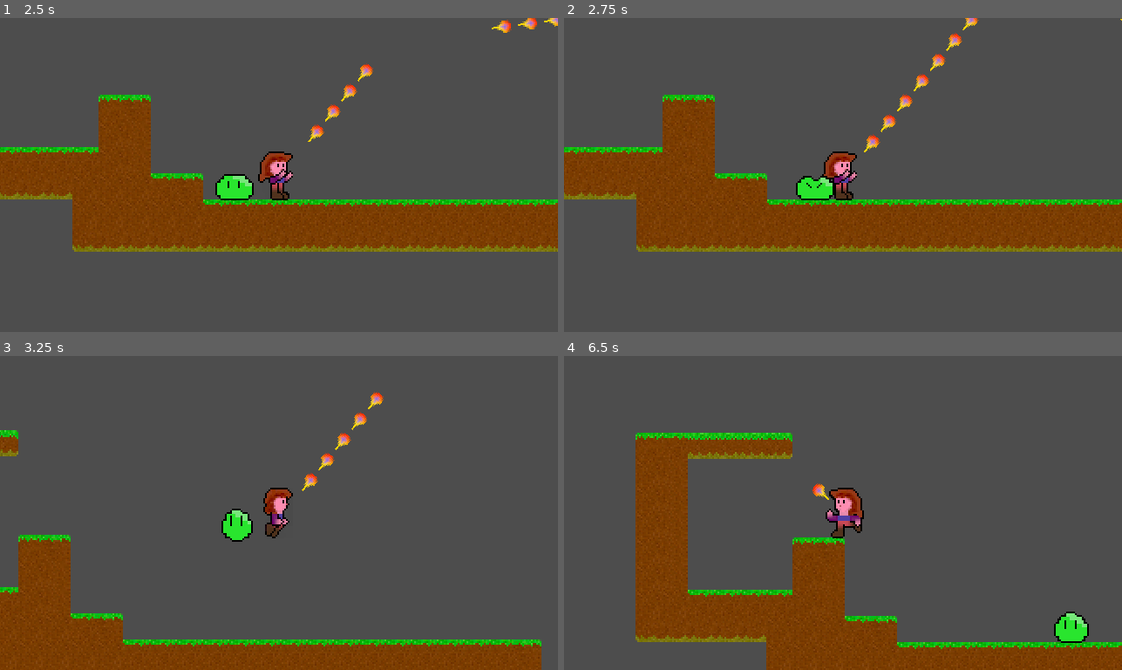
Above: before the commit, frames 1-4 (two rows, left to right).
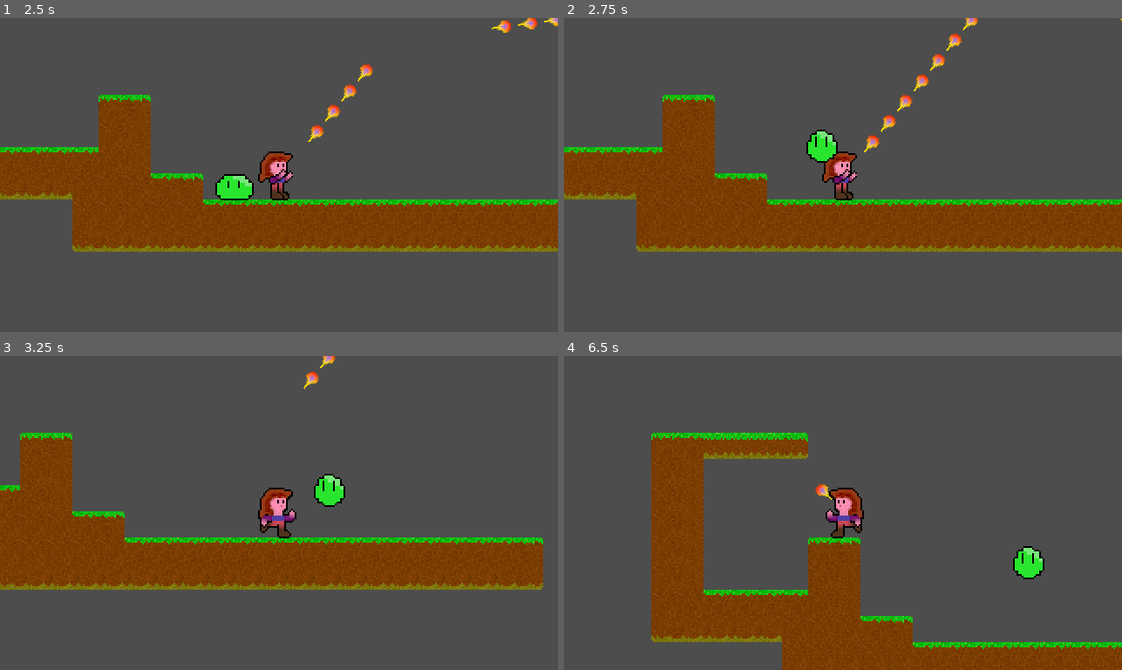
Above: after the commit, the same moments.

Repository: Teaching-myself-Godot/godot-zelia
Game: Godot game, scene res://world.tscn
Same seed, same stepped clock (60 frames per second), same inputs: the game is played once before the commit and once after it.
Inputs (mouse positions are in pixels of both pictures, inside the frame that each line leads up to):
- Up to frame 1 (2.5 s): tap Enter at 0.5 s; move the mouse to (401, 159) at 0.52 s; press the mouse at (401, 159) at 0.53 s; hold D (Run right) 0.53-2.03 s; tap W (Jump) at 0.77, 1.52 s; move the mouse to (167, 190) at 1.27 s; release the mouse at (167, 190) at 1.28 s; click (167, 190) at 1.35 s; move the mouse to (334, 105) at 2.02 s; press the mouse at (334, 105) at 2.03 s; hold A (Run left) from 2.03 s (still down)
- Up to frame 2 (2.75 s): keep holding A (Run left)
- Up to frame 3 (3.25 s): move the mouse to (251, 575) at 2.77 s; release A (Run left) at 2.78 s; release the mouse at (251, 575) at 2.78 s; hold D (Run right) from 2.78 s (still down); click (251, 575) at 2.85 s; tap W (Jump) at 3.02 s
- Up to frame 4 (6.5 s): move the mouse to (1010, 560) at 3.52 s; press the mouse at (1010, 560) at 3.53 s; tap W (Jump) at 3.77, 4.52, 6.02 s; move the mouse to (675, 465) at 4.27 s; release D (Run right) at 4.28 s; release the mouse at (675, 465) at 4.28 s; hold A (Run left) 4.28-5.03 s; click (675, 465) at 4.35 s; move the mouse to (870, 513) at 5.02 s; press the mouse at (870, 513) at 5.03 s; hold D (Run right) 5.03-5.78 s; move the mouse to (759, 434) at 5.77 s; release the mouse at (759, 434) at 5.78 s; hold A (Run left) from 5.78 s (still down); click (759, 434) at 5.85 s

Frame 1 is identical in both runs. In frame 2, 0.9% of the frame differs, in the area x 41-50%, y 35-59%; in frame 3, 34%, in the area x 0-98%, y 0-100%; in frame 4, 7.6%.

Commit message:
adds slime dissipation at slime death, makes player take damage.

Diff:
--- a/monsters/slime/slime.gd
+++ b/monsters/slime/slime.gd
@@ -9,11 +9,14 @@
 @export var JUMP_VELOCITY = -400.0
 @export var X_VELOCITY = 100
 @export var hp = 10
+@export var damage = 1
 
 func take_damage(dmg : int):
 	hp -= dmg
 	if hp <= 0:
 		movement_state = MovementState.DYING
+		$DissipateTimer.start()
+
 
 # enable the collision shape that matches the current movement state
 func pick_collision_shape_for_movement_state():
@@ -65,8 +68,9 @@
 	else:
 		velocity.x = X_VELOCITY
 
-func start_jump():
-	velocity.y = JUMP_VELOCITY
+func start_jump(init_velocity = JUMP_VELOCITY):
+	$FloorBounceTimer.stop()
+	velocity.y = init_velocity
 	follow_player()
 
 func pick_sprite_for_movement_state():
@@ -78,6 +82,17 @@
 		MovementState.DYING:
 			$AnimatedSprite2D.animation = "dissipate"
 
+func damage_player():
+	# detect collisions based on collision count
+	for i in get_slide_collision_count():
+		# get current colliding other thing
+		var collider = get_slide_collision(i).get_collider()
+		# test if other thing is the Player
+		if collider.name == "Player":
+			# make the player take damage
+			collider.take_damage(damage)
+			start_jump(-150)
+
 func handle_movement_state():
 	if movement_state == MovementState.DYING:
 		velocity = Vector2(0, 0)
@@ -86,6 +101,9 @@
 
 	pick_collision_shape_for_movement_state()
 	pick_sprite_for_movement_state()
+	damage_player()
+
+
 
 func _physics_process(delta):
 	# Apply gravity
@@ -94,7 +112,6 @@
 	set_movement_state()
 	handle_movement_state()
 
-
 	move_and_slide()
 
 func _on_floor_bounce_timer_timeout():
@@ -102,4 +119,4 @@
 
 
 func _on_dissipate_timer_timeout():
-	pass
+	queue_free()
--- a/player/player.gd
+++ b/player/player.gd
@@ -175,6 +175,10 @@
 func _process(_delta):
 	PlayerState.position = position
 
+func take_damage(damage : float):
+	# leave Zelia immortal for a while longer
+	pass
+
 # Spawn a fireball every 100ms if Fireball button is held
 func _on_fireball_interval_timer_timeout():
 	if movement_state == MovementState.CASTING:
